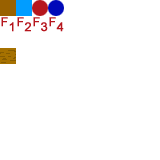
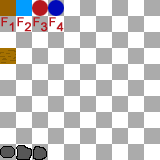
Before/after of a 160×160 layered artwork. What changed in the layer stack:
added layer "Ellipse 5" above "Ellipse 4" over [17, 146, 47, 160]
added layer "Ellipse 4" above "Ellipse 3" over [34, 146, 41, 153]
added layer "Ellipse 3" above "Ellipse 2" over [34, 147, 43, 155]
added layer "Ellipse 2" above "Layer 5" over [33, 147, 47, 160]
added layer "Layer 5" above "Ellipse 1" over [16, 145, 32, 160]
added layer "Ellipse 1" above "Layer 4" over [0, 146, 15, 158]
showed "Layer 2 copy 2", opacity 100% → 33% over [0, 0, 160, 160]
